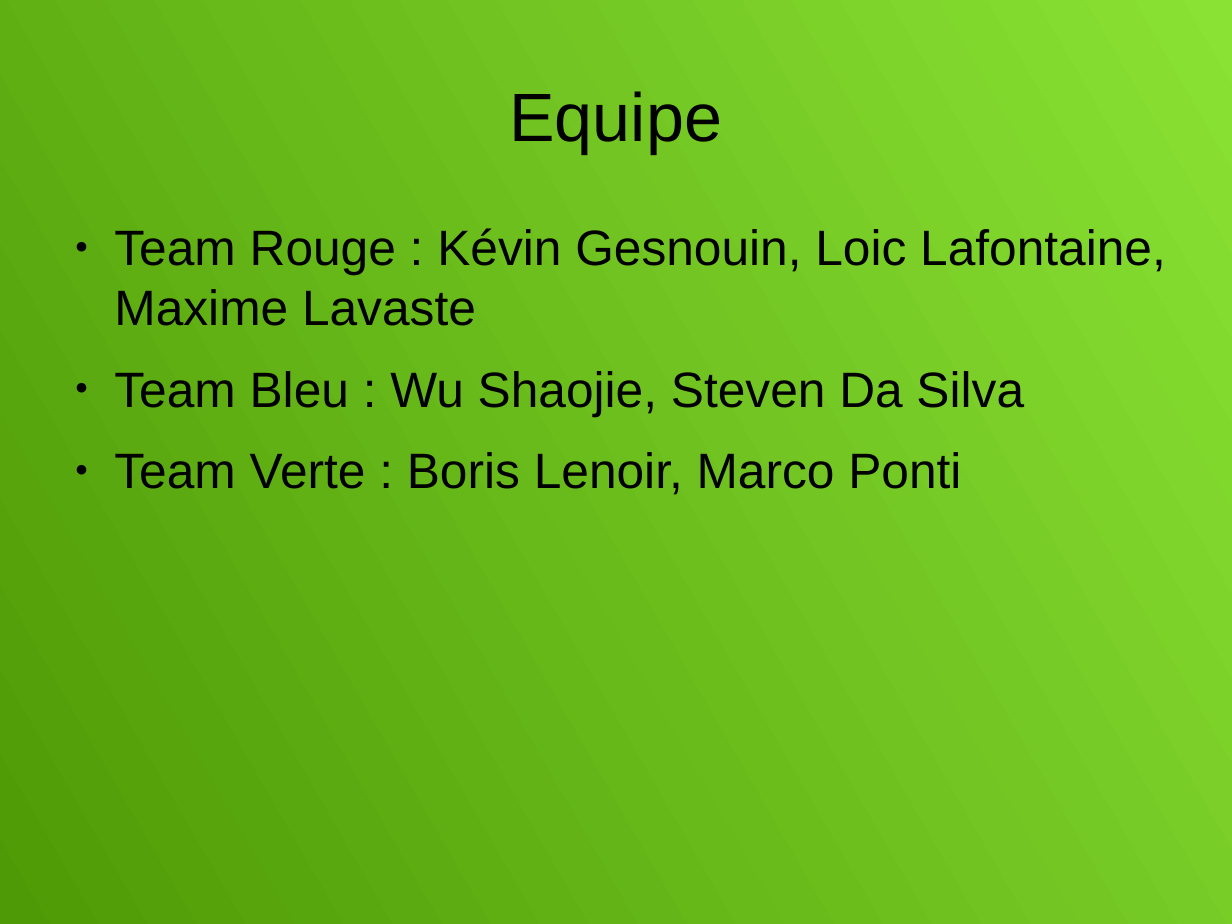
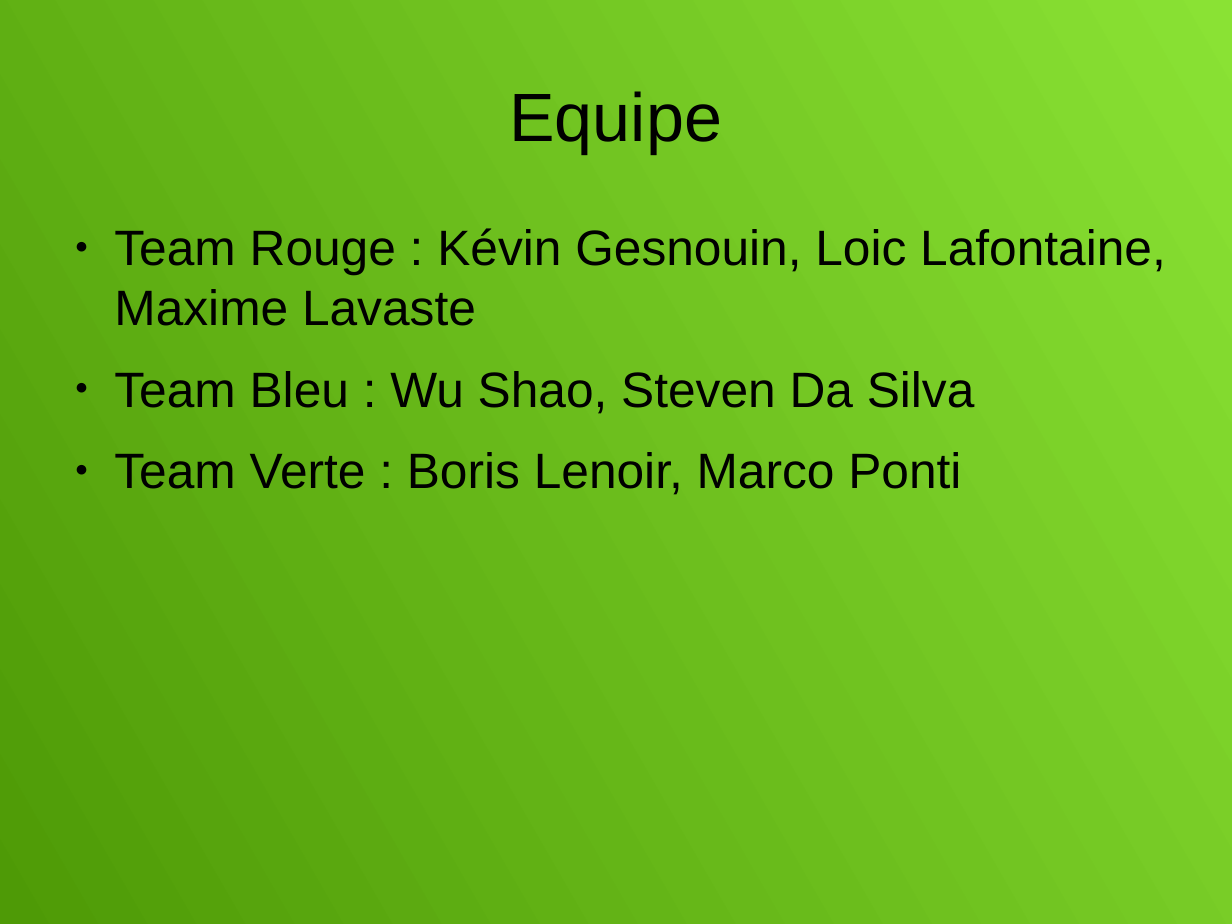
Before and after one commit to Ashmouth/IL, a slide deck: slide 2 of Diapo.odp. Drawn at 1232x924 pixels with LibreOffice and Linux fonts; fonts in the diff are those of the drawing. Boxes give left, top, right and bottom in pixels: in the first picture for what was removed or moved away, otherwise in the second. Text is boxed around its words. In the diff, an @@ line names an element or a change of style, - is before the commit and + after.

```diff
--- a/Diapo.odp
+++ b/Diapo.odp
@@ text at (114,371,975,414): text changed @@
-● Team Bleu : Wu Shaojie, Steven Da Silva
+● Team Bleu : Wu Shao, Steven Da Silva
```
Also in this commit, not shown: 3 other slides changed.
